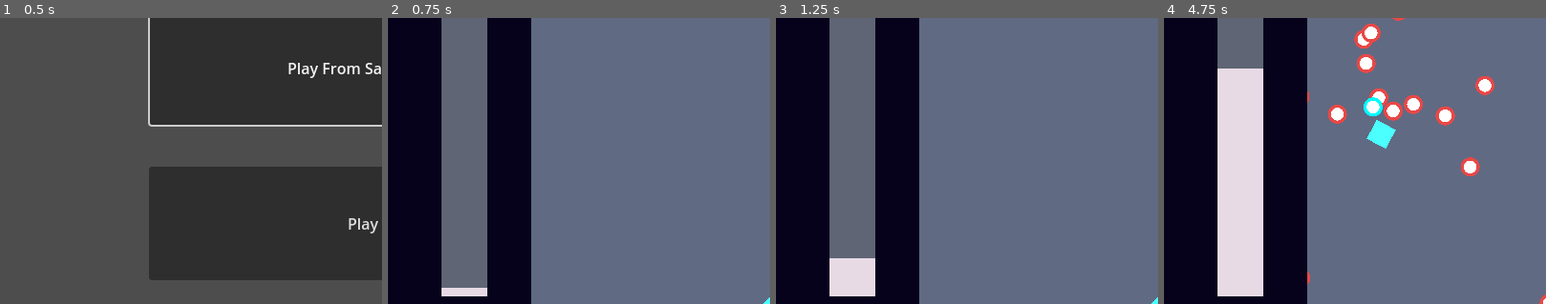
Above: before the commit, frames 1-4 (left to right).
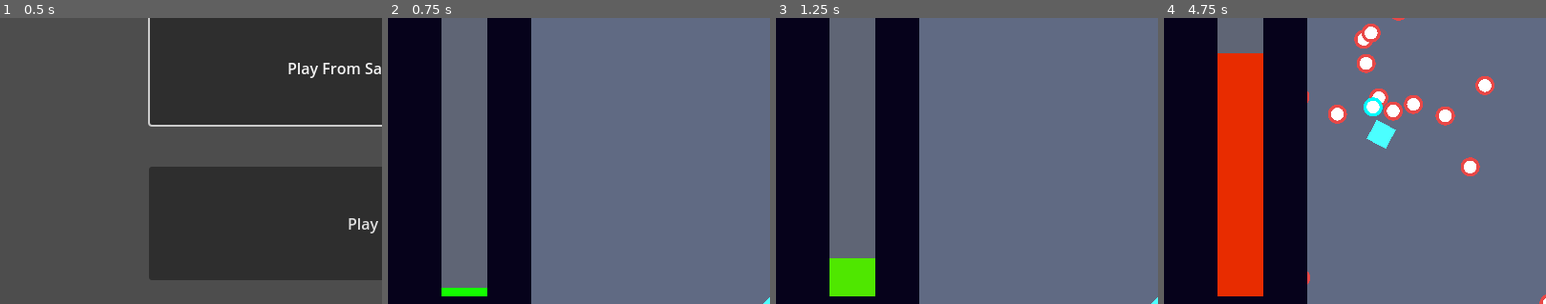
Above: after the commit, the same moments.

Repository: RainMa22/BulletHell
Game: Godot game, scene res://Scenes/Title.tscn
The game is run twice, just before and just after one commit, with the same random seed, the same clock (stepped at 60 frames per second) and the same inputs.
Inputs:
- Up to frame 1 (0.5 s): no input
- Up to frame 2 (0.75 s): click "Play New" at 0.5 s
- Up to frame 3 (1.25 s): no input
- Up to frame 4 (4.75 s): hold D (Right) 1.28-2.03 s; hold Z (Shoot) 1.28-2.03 s; hold S (Down) 2.03-2.78 s; tap Z (Shoot) at 2.1, 3.6 s; hold D (Right) 2.78-3.53 s; hold Z (Shoot) 2.78-3.53 s; hold W (Up) 3.53-4.28 s; hold A (Left) from 4.28 s (still down); hold Z (Shoot) from 4.28 s (still down)
The pictures show only the part of the screen within x 0-50%, y 41-91%; the shares and areas given below are measured in that part.

Frame 1 is identical in both runs. In frame 2, 0.4% of the frame differs, in the area x 14-26%, y 94-98%; in frame 3, 1.6%; in frame 4, 10%, in the area x 14-26%, y 12-98%.

Commit message:
Haha Color changing Ram bar go brrrrrrrrr

Diff:
--- a/src/global/Global.gd
+++ b/src/global/Global.gd
@@ -8,7 +8,7 @@
 var bullet_counter : int = 0:
 	set(val):
 
-		chaos_value = float(val) / 200 # UPDATE THE CHAOS VALUE with the new value
+		chaos_value = float(val) / 100 # UPDATE THE CHAOS VALUE with the new value
 
 		if val > bullet_counter:
 			bullet_counter_increased.emit(val) # Increase, emit signal.
--- a/src/ui/RAMBar.gd
+++ b/src/ui/RAMBar.gd
@@ -7,12 +7,18 @@
 # UI for displaying bullet proportional value chaos. #
 ######################################################
 
+var style_box: StyleBoxFlat;
 func _ready():
 	Global.bullet_counter_decreased.connect(on_change_bullet_counter) # Connecting signals from the global state.
 	Global.bullet_counter_increased.connect(on_change_bullet_counter)
+	style_box= self.get_theme_stylebox("fill").duplicate()
+	style_box.bg_color.b = 0
+	self.add_theme_stylebox_override("fill",style_box)
 
 func _process(delta):
 	value = move_toward(value, target_value, delta / 10)
+	style_box.bg_color.g = min(max_value, max_value - target_value**2)
+	style_box.bg_color.r = target_value/max_value
 
 
 
--- a/src/ui/ram_bar.tscn
+++ b/src/ui/ram_bar.tscn
@@ -6,7 +6,7 @@
 bg_color = Color(0.372549, 0.396078, 0.458824, 1)
 
 [sub_resource type="StyleBoxFlat" id="StyleBoxFlat_gee0f"]
-bg_color = Color(0.909804, 0.854902, 0.898039, 1)
+bg_color = Color(0.91, 0.91, 0.91, 1)
 
 [node name="RAMBar" type="ProgressBar"]
 offset_right = 512.0
Not shown: 1 places in Scenes/Game.tscn that only renumber resources
